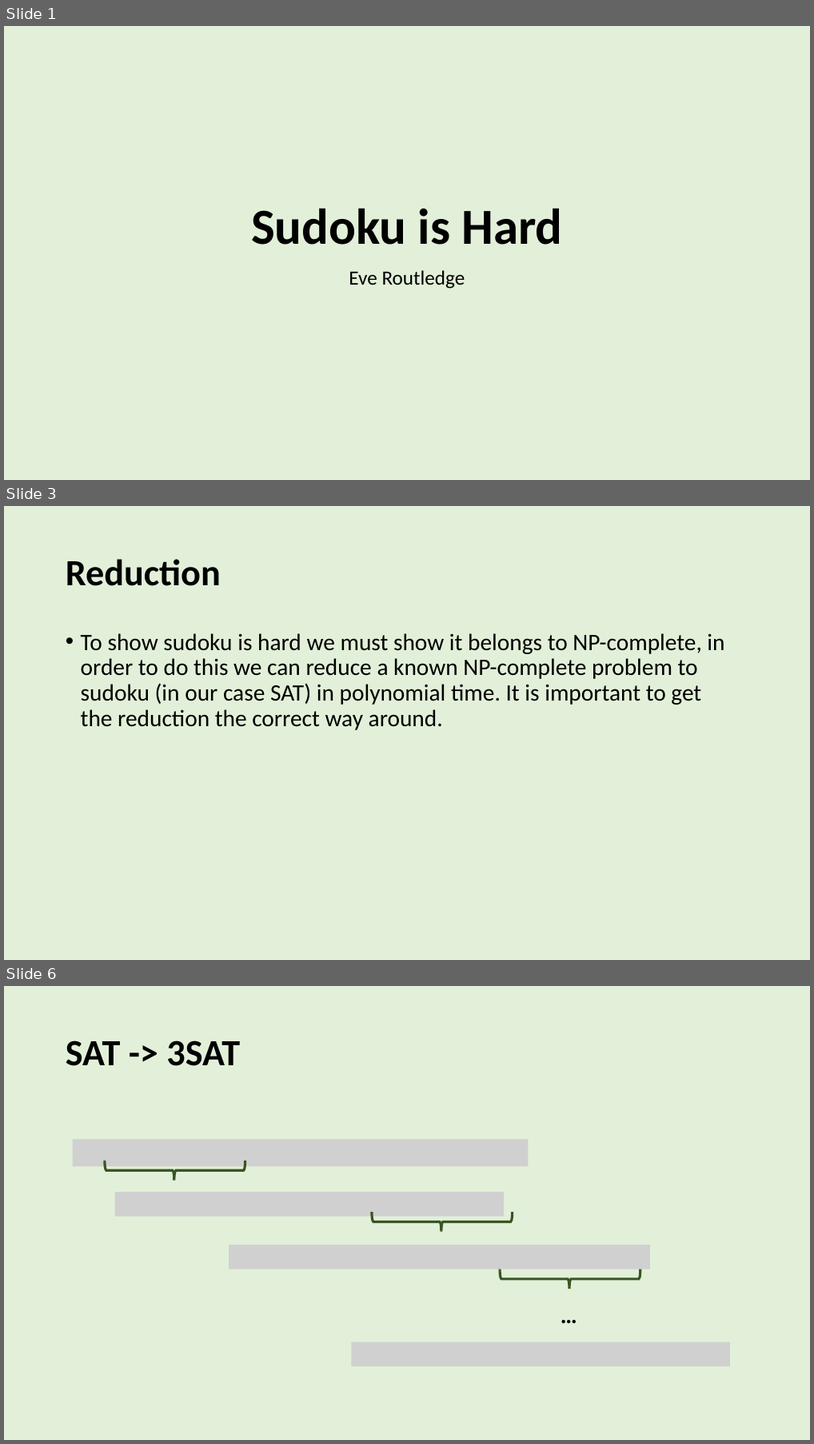
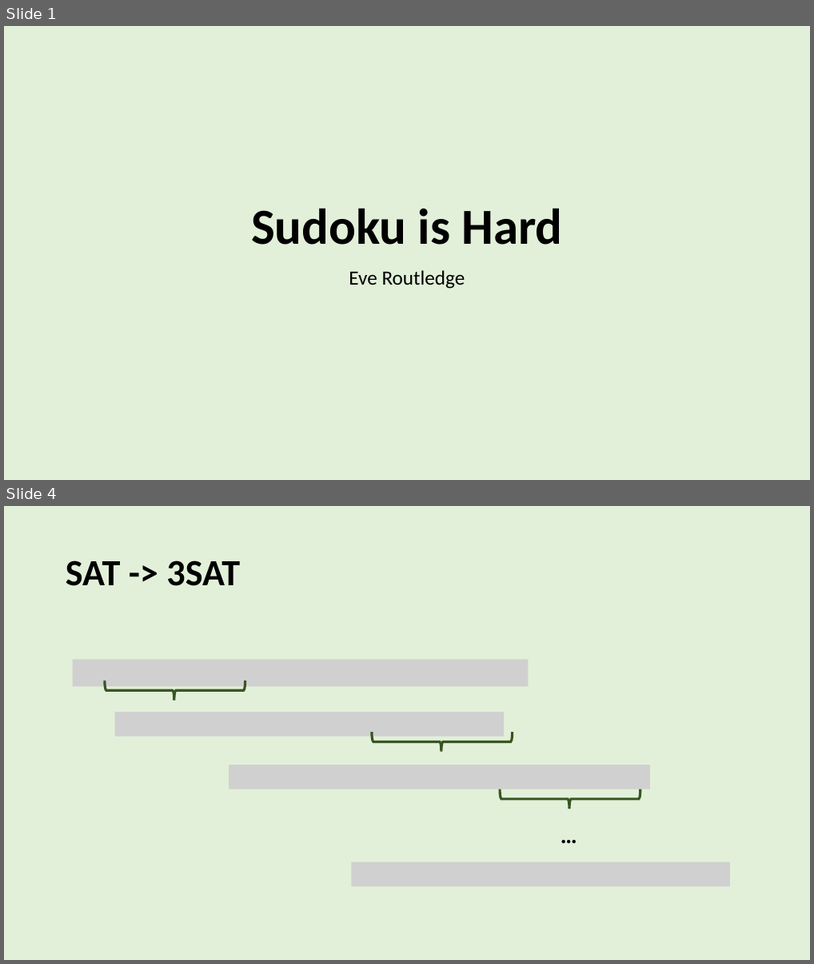
Before and after one commit to EveRoutledge/sudoku, a slide deck: Presentation/PresentationV2.pptx. Shown one above the other, each under a label of ours: slides 1, 3 and 6 before the commit, slides 1 and 4 after it; the slides between them are not shown. The pictures are 814x1444 and 814x964 pixels, drawn with LibreOffice and Linux fonts; fonts in the diff are those of the drawing; grey boxes stand for pictures; background and template pictures are left out. Boxes give left, top, right and bottom in pixels: in the first picture for what was removed or moved away, otherwise in the second. Text is boxed around its words. In the diff, an @@ line names an element or a change of style, - is before the commit and + after.

```diff
--- a/Presentation/PresentationV2.pptx
+++ b/Presentation/PresentationV2.pptx
@@ slide 3 removed at (4, 506, 810, 960), background #E2F0D9 @@
@@ title removed at (66, 559, 221, 586) @@
-Reduction
@@ text removed at (81, 633, 725, 730) @@
-• To show sudoku is hard we must show it belongs to NP-complete, in order to do this we can reduce a known NP-complete problem to sudoku (in our case SAT) in polynomial time. It is important to get the reduction the correct way around.
@@ what was slide 6 is now slide 4 @@
```
Also in this commit, not shown: 2 slides changed, 1 other slide removed, 7 other files.
